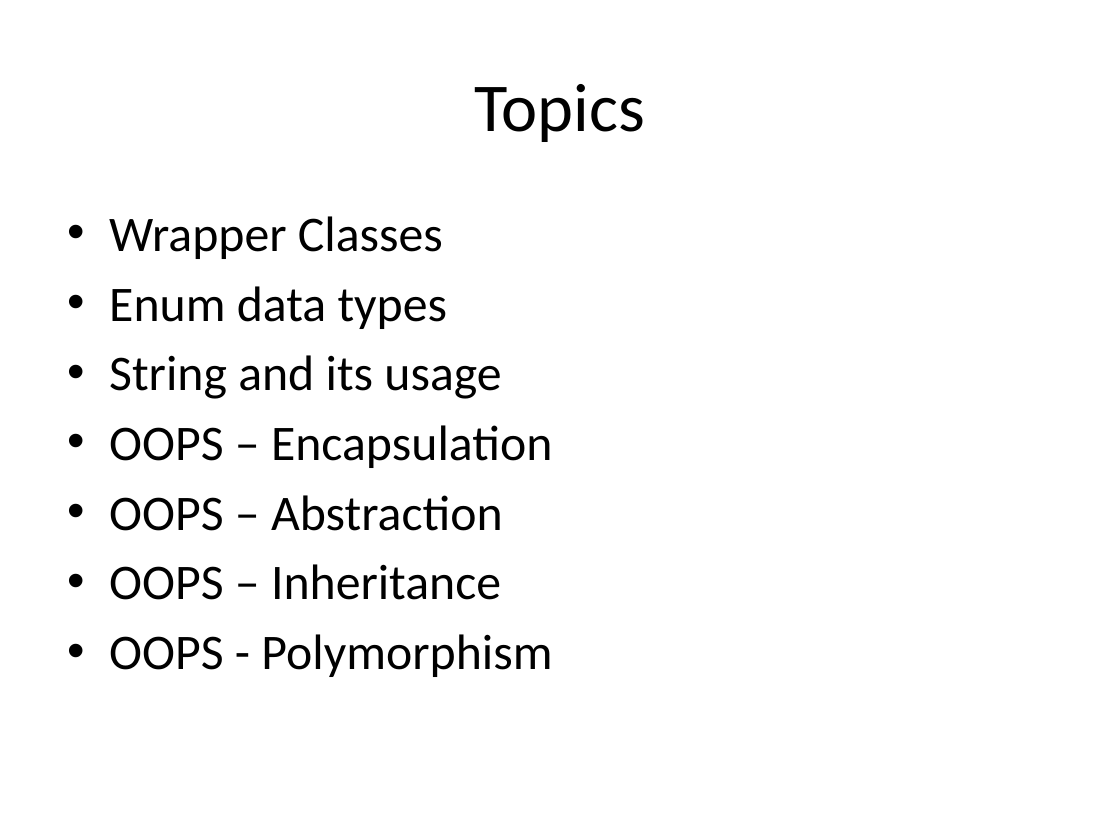
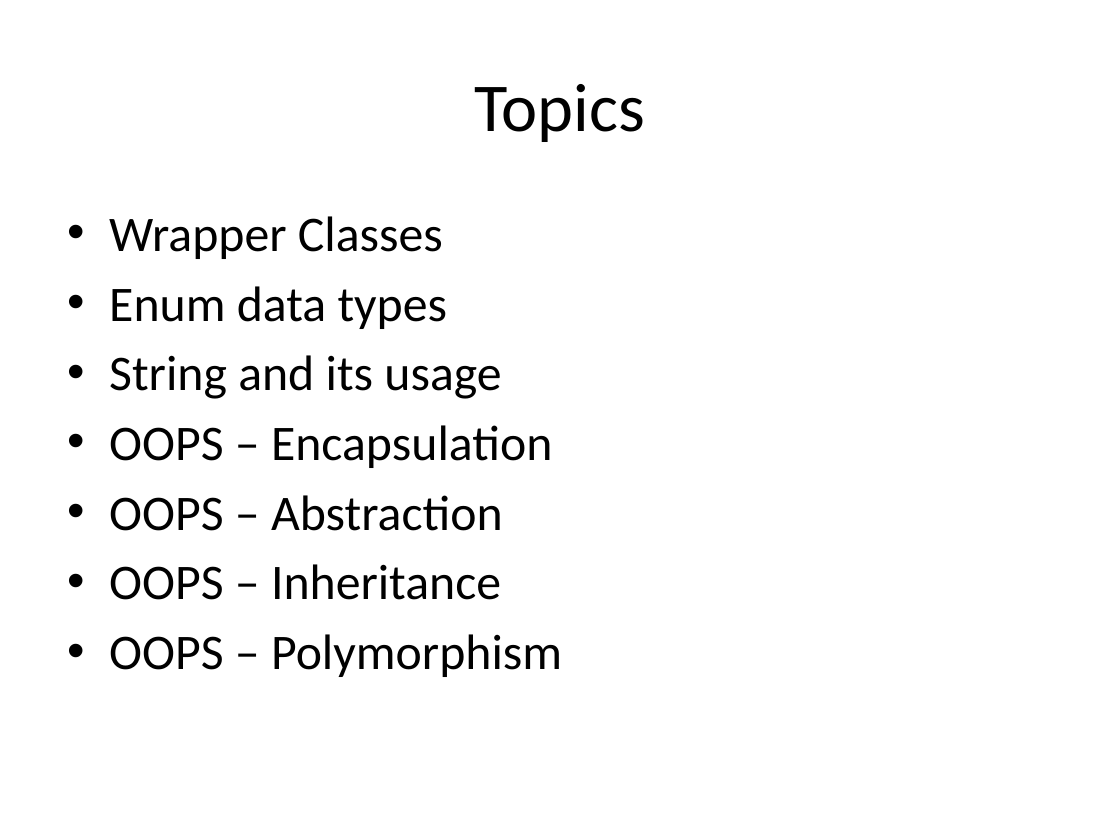
Before and after one commit to sivadosapati/neu-jan16, a slide deck: slide 2 of presentation/Core Java - class 3.pptx. Drawn at 1120x840 pixels with LibreOffice and Linux fonts; fonts in the diff are those of the drawing. Boxes give left, top, right and bottom in pixels: in the first picture for what was removed or moved away, otherwise in the second. Text is boxed around its words. In the diff, an @@ line names an element or a change of style, - is before the commit and + after.

```diff
--- a/presentation/Core Java - class 3.pptx
+++ b/presentation/Core Java - class 3.pptx
@@ text at (109, 634, 562, 677): text changed @@
-• OOPS - Polymorphism
+• OOPS – Polymorphism
```
Also in this commit, not shown: 11 other files.
